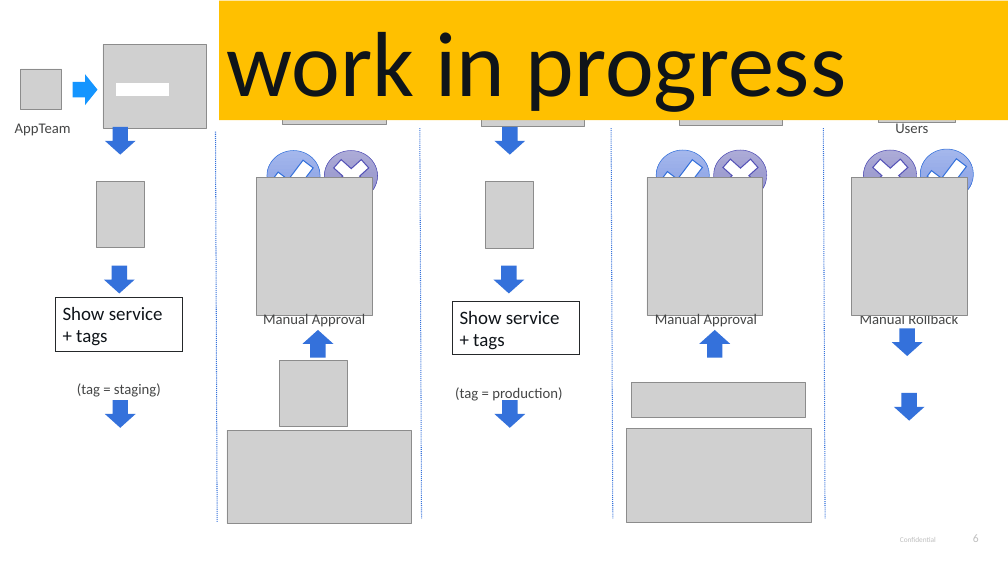
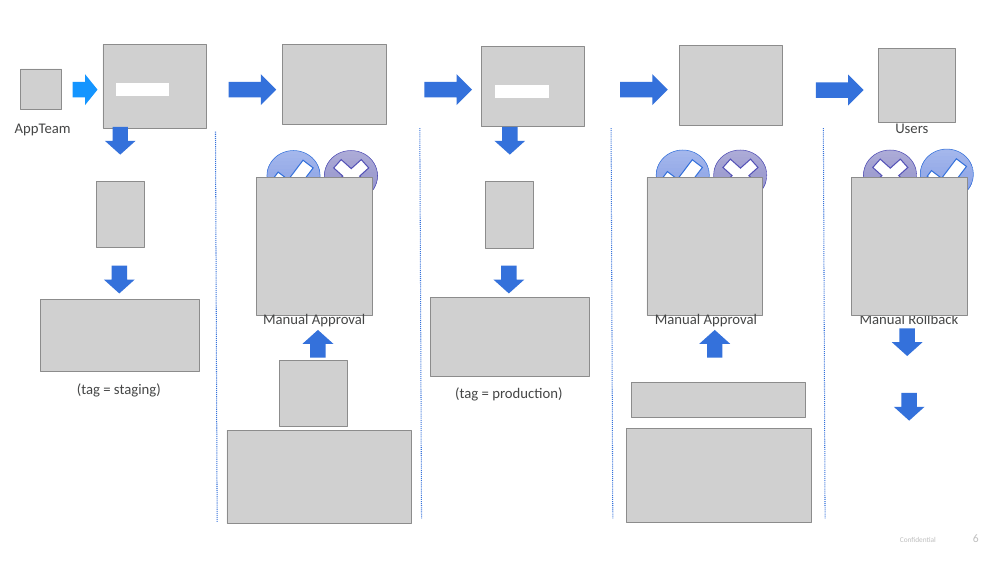
Before and after one commit to thiagobien/ACL, a slide deck: slide 6 of workshop/08_Unbreakable_Delivery_Pipeline/ACMWorkshop_Unbreakable_Delivery_Pipeline.pptx. Drawn at 1008x567 pixels with LibreOffice and Linux fonts; fonts in the diff are those of the drawing; grey boxes stand for pictures. Boxes give left, top, right and bottom in pixels: in the first picture for what was removed or moved away, otherwise in the second. Text is boxed around its words. In the diff, an @@ line names an element or a change of style, - is before the commit and + after.

```diff
--- a/workshop/08_Unbreakable_Delivery_Pipeline/ACMWorkshop_Unbreakable_Delivery_Pipeline.pptx
+++ b/workshop/08_Unbreakable_Delivery_Pipeline/ACMWorkshop_Unbreakable_Delivery_Pipeline.pptx
@@ rectangle removed at [219,1,1008,120] @@
-work in progress
@@ right arrow added at [228,74,276,105], fill #3471DB @@
@@ right arrow added at [424,74,472,105], fill #3471DB @@
@@ rectangle added at [495,85,548,97], fill #FFFFFF, outline #FFFFFF 1 pt @@
@@ right arrow added at [620,74,668,105], fill #3471DB @@
@@ right arrow added at [816,75,864,106], fill #3471DB @@
@@ picture added at [40,299,199,372] @@
@@ rectangle removed at [55,298,182,352] @@
-Show service + tags
@@ picture added at [431,298,590,377] @@
@@ rectangle removed at [452,302,579,355] @@
-Show service + tags
@@ right arrow removed at [105,400,136,428] @@
@@ right arrow removed at [495,400,526,428] @@
```
Also in this commit, not shown: 2 other files.
